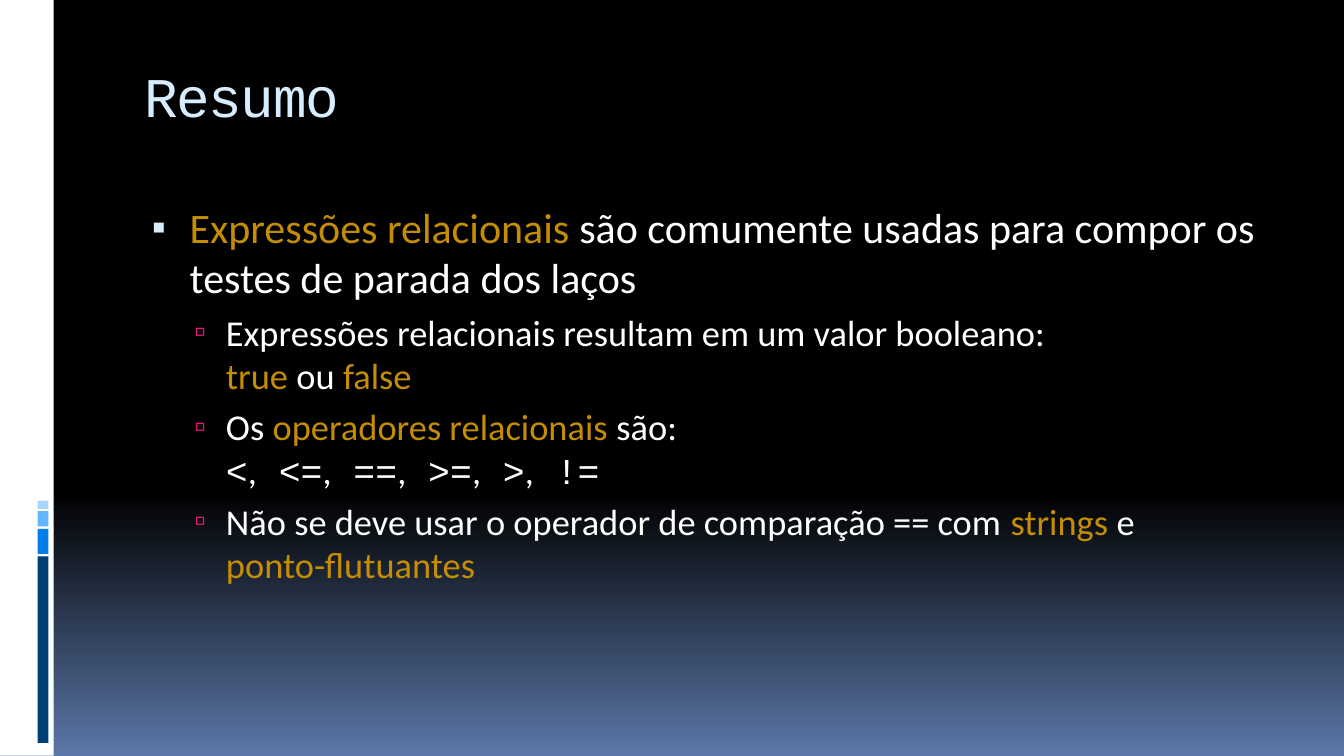
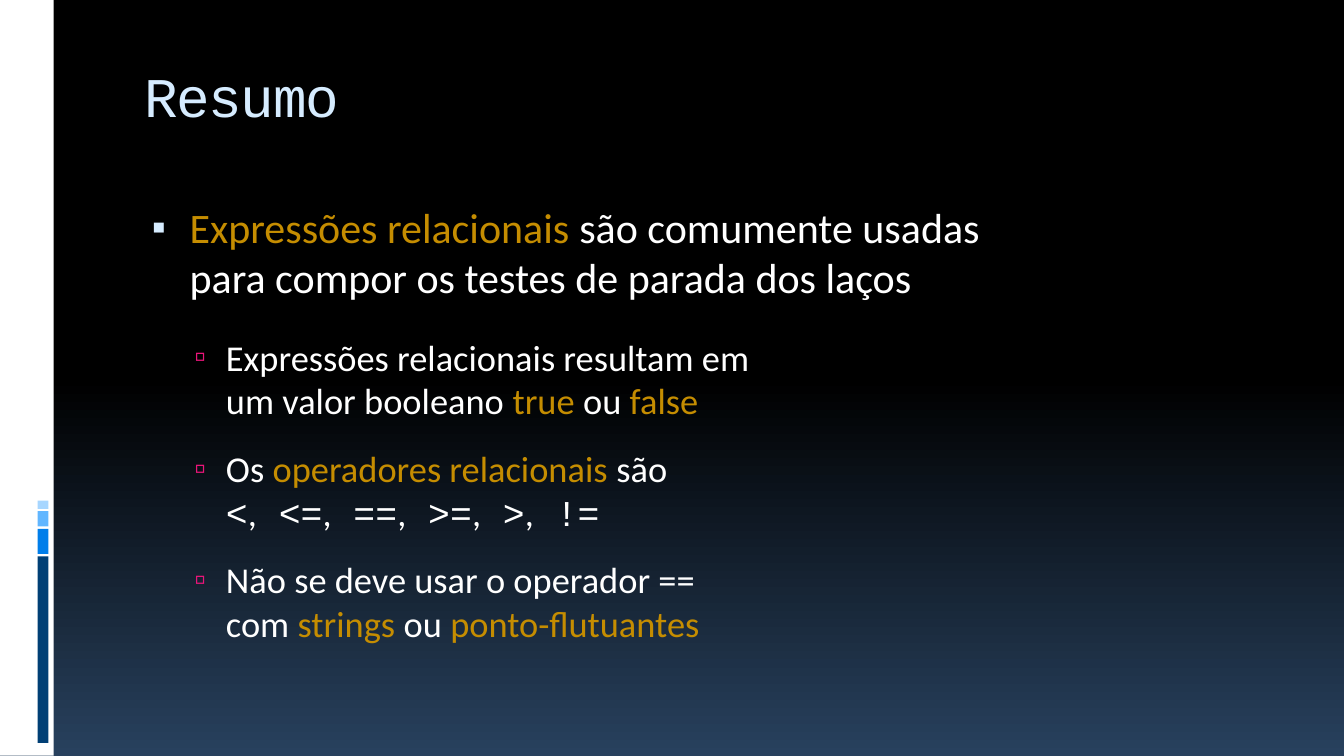
Before and after one commit to JudsonSS/ProgComp, a slide deck: slide 35 of Slides/18. Laços de Repetição While e Do-While.pptx (slide 34 before the commit). Drawn at 1344x756 pixels with LibreOffice and Linux fonts; fonts in the diff are those of the drawing. Boxes give left, top, right and bottom in pixels: in the first picture for what was removed or moved away, otherwise in the second. Text is boxed around its words. In the diff, an @@ line names an element or a change of style, - is before the commit and + after.

```diff
--- a/Slides/18. Laços de Repetição While e Do-While.pptx
+++ b/Slides/18. Laços de Repetição While e Do-While.pptx
@@ background gradient #000000 to #5B77A8 to gradient #000000 to #28415E @@
@@ text at (190,214,979,300): more space between paragraphs @@
@@ text at (226,345,749,643): text changed @@
-  ▫ Expressões relacionais resultam em um valor booleano:
-    true ou false
-  ▫ Os operadores relacionais são:
-    <, <=, ==, >=, >, !=
-  ▫ Não se deve usar o operador de comparação == com strings e
-    ponto-flutuantes
+  ▫ Expressões relacionais resultam em
+    um valor booleano true ou false
+  ▫ Os operadores relacionais são
+    <, <=, ==, >=, >, !=
+  ▫ Não se deve usar o operador ==
+    com strings ou ponto-flutuantes
```
Also in this commit, not shown: 31 other slides changed, 3 slides added, 2 slides removed, 7 other files.
